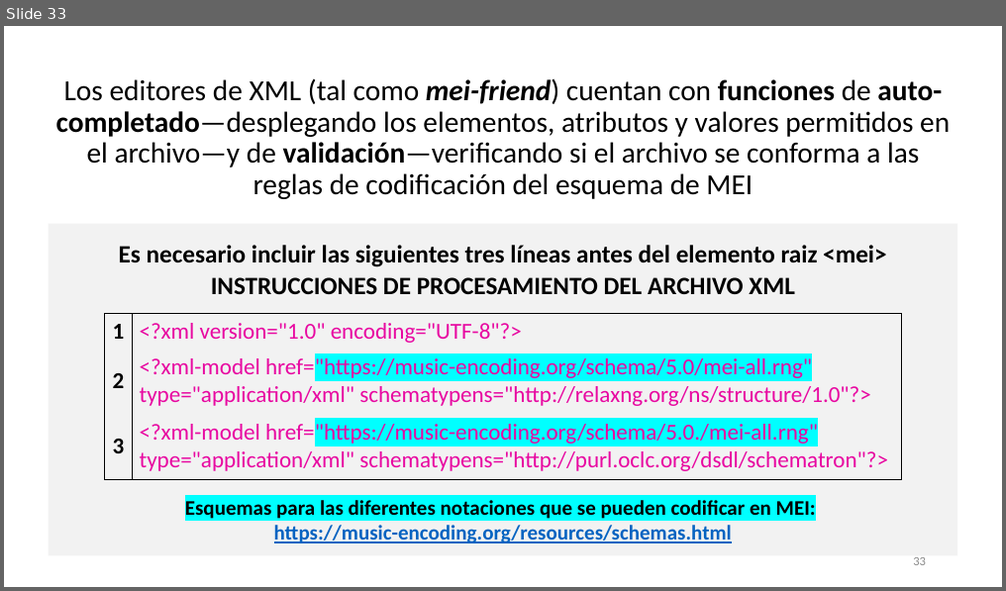
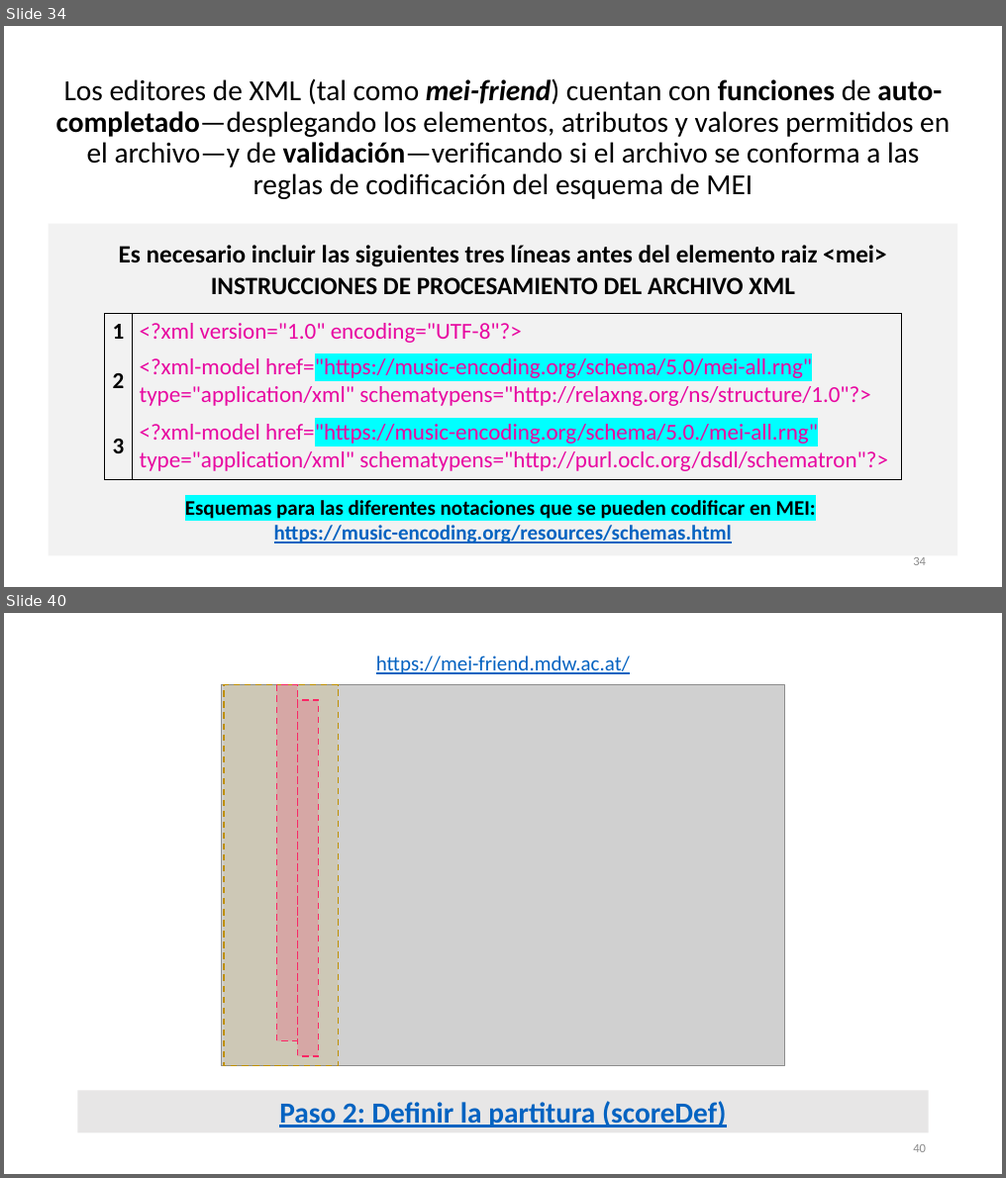
Before and after one commit to martha-thomae/Taller_de_codificacion_en_MEI, a slide deck: Taller_TEI2024_MThomae.pptx. Shown one above the other, each under a label of ours: slide 33 before the commit, slides 34 and 40 after it; the slides between them are not shown. The pictures are 1006x591 and 1006x1178 pixels, drawn with LibreOffice and Linux fonts; fonts in the diff are those of the drawing; grey boxes stand for pictures. Boxes give left, top, right and bottom in pixels: in the first picture for what was removed or moved away, otherwise in the second. Text is boxed around its words. In the diff, an @@ line names an element or a change of style, - is before the commit and + after.

```diff
--- a/Taller_TEI2024_MThomae.pptx
+++ b/Taller_TEI2024_MThomae.pptx
@@ slide 40 added at (4,613,1002,1174), background #FFFFFF @@
@@ text added at (376,656,630,674), 20 pt, text #0563C1, underline @@
+https://mei-friend.mdw.ac.at/
@@ picture added at (221,685,785,1065) @@
@@ rectangle added at (224,685,339,1065), fill #BF9000 at 12% opacity, outline #BF9000 1.5 pt dashed @@
@@ rectangle added at (276,685,297,1042), fill #FA2765 at 20% opacity, outline #FA2765 1.5 pt dashed @@
@@ rectangle added at (297,700,319,1057), fill #FA2765 at 20% opacity, outline #FA2765 1.5 pt dashed @@
@@ rectangle added at (77,1090,929,1134), fill #E7E6E6, 28 pt, text #0563C1, bold, underline @@
+Paso 2: Definir la partitura (scoreDef)
@@ page number added at (913,1145,926,1153), 12 pt, text #8C8C8C @@
+40
@@ what was slide 33 is now slide 34 @@
@@ page number at (913,558,926,566): text changed @@
-33
+34
```
Also in this commit, not shown: 7 slides changed, 26 other slides added, 1 slide removed.
